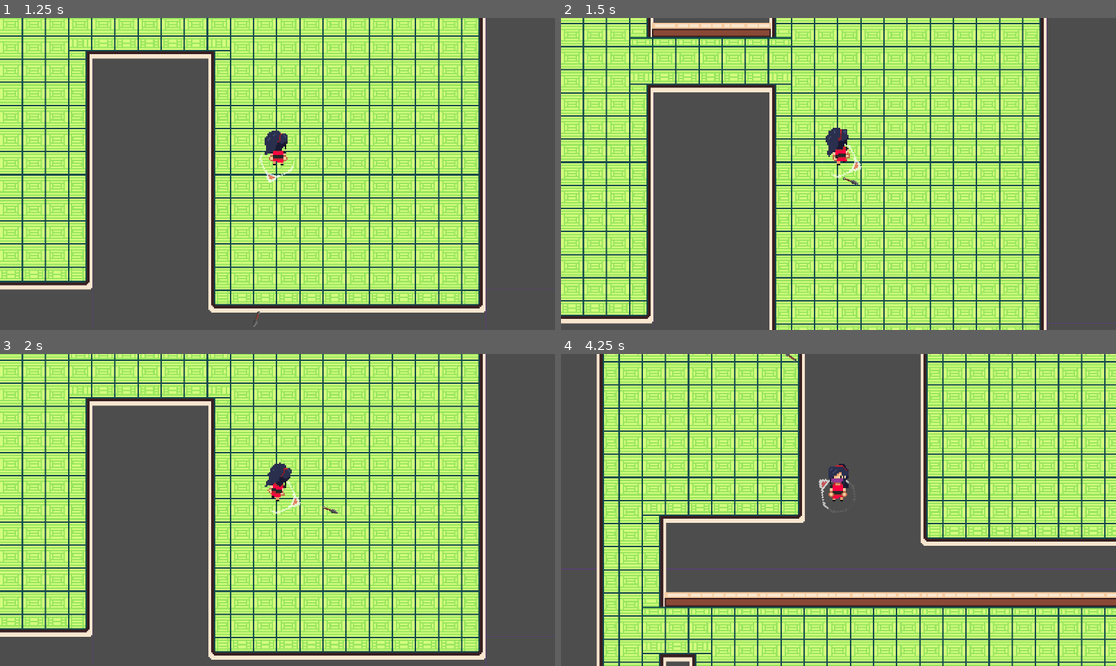
Above: before the commit, frames 1-4 (two rows, left to right).
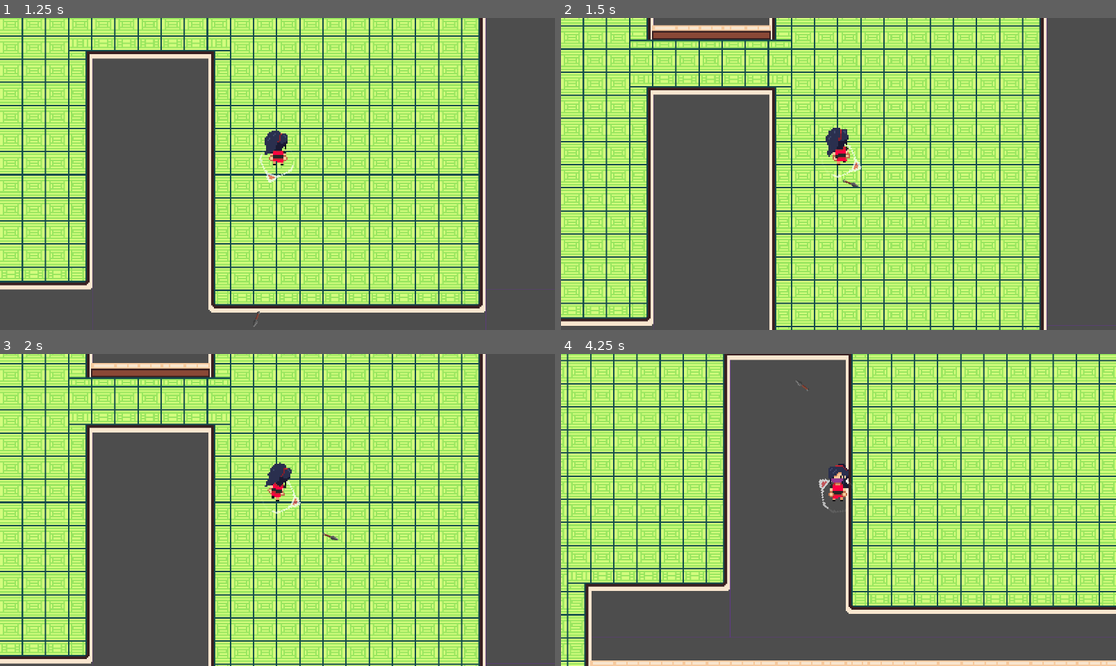
Above: after the commit, the same moments.

Repository: KumiSukka/Project-R
Game: Godot game, scene res://Scene/main.tscn
The game is run twice, just before and just after one commit, with the same random seed, the same clock (stepped at 60 frames per second) and the same inputs.
Inputs (mouse positions are in pixels of both pictures, inside the frame that each line leads up to):
- Up to frame 1 (1.25 s): tap Enter at 0.5 s; move the mouse to (249, 236) at 0.52 s; press the mouse at (249, 236) at 0.53 s; hold W (up) from 0.53 s (still down)
- Up to frame 2 (1.5 s): keep holding W (up); move the mouse to (1005, 220) at 1.27 s; release the mouse at (1005, 220) at 1.28 s; click (1005, 220) at 1.35 s
- Up to frame 3 (2 s): keep holding W (up)
- Up to frame 4 (4.25 s): move the mouse to (672, 463) at 2.02 s; release W (up) at 2.03 s; press the mouse at (672, 463) at 2.03 s; hold A (left) 2.03-3.53 s; tap Space (dash) at 2.1 s; move the mouse to (866, 510) at 2.77 s; release the mouse at (866, 510) at 2.78 s; click (866, 510) at 2.85 s; move the mouse to (755, 432) at 3.52 s; press the mouse at (755, 432) at 3.53 s; hold S (down) from 3.53 s (still down)

Frame 1 is identical in both runs. In frame 2, 29% of the frame differs, in the area x 0-100%, y 0-100%; in frame 3, 38%; in frame 4, 84%.

Commit message:
working enemy killing
now we have the bullet go and handle damage to enemy, rather than the enemy handling the impact some registration errors with detecting area in area

Diff:
--- a/Prefab/Character/Enemy/karakaza_kozo.gd
+++ b/Prefab/Character/Enemy/karakaza_kozo.gd
@@ -2,17 +2,14 @@
 class_name karakaza_kozo
 
 #Jaetaan joten nopeus korkeampi itseasiassa meinaa hitaampaa
-var speed = 25
+var speed = 45
 var health = 125
 var player_chase = false
 var player = null
-var player_attack_zone = false
 @onready var animationTree = $AnimationTree
 @onready var enemySprite = $Sprite2D
 
 func _physics_process(delta):
-	deal_with_damage()
-
 	if player_chase:
 		#add here logick to chanse to chase animation state
 		position += (player.position - position)/speed
@@ -40,18 +37,7 @@
 	pass
 
 func deal_with_damage():
-	if player_attack_zone:
 		health = health - 20
-		print("slime health = ", health)
+		print("enemy health = ", health)
 		if health <=0:
-			self.queue_free
-
-
-func _on_enemy_hitbox_area_entered(area):
-	if area.has_method("player"):
-		player_attack_zone = true
-
-
-func _on_enemy_hitbox_area_exited(area):
-	if area.has_method("player"):
-		player_attack_zone = false
+			queue_free()
--- a/Prefab/Character/Enemy/karakaza_kozo.tscn
+++ b/Prefab/Character/Enemy/karakaza_kozo.tscn
@@ -464,7 +464,7 @@
 radius = 99.0808
 
 [sub_resource type="CircleShape2D" id="CircleShape2D_tpibr"]
-radius = 17.0
+radius = 15.0333
 
 [node name="Karakaza_Kozo" type="CharacterBody2D"]
 collision_layer = 3
@@ -528,5 +528,3 @@
 
 [connection signal="body_entered" from="Detection_Area" to="." method="_on_detection_area_body_entered"]
 [connection signal="body_exited" from="Detection_Area" to="." method="_on_detection_area_body_exited"]
-[connection signal="area_entered" from="Enemy_hitbox" to="." method="_on_enemy_hitbox_area_entered"]
-[connection signal="area_exited" from="Enemy_hitbox" to="." method="_on_enemy_hitbox_area_exited"]
--- a/Prefab/Projectile/bullet.gd
+++ b/Prefab/Projectile/bullet.gd
@@ -24,5 +24,6 @@
 func _on_kill_timer_timeout(): #Käytä queue_free elä ikinä vain free
 	queue_free()
 
-func player():
-	pass
+func _on_body_entered(body):
+	if body.has_method("deal_with_damage"):
+		body.deal_with_damage()
--- a/Prefab/Projectile/kunai.tscn
+++ b/Prefab/Projectile/kunai.tscn
@@ -24,7 +24,8 @@
 texture = ExtResource("1_bbjo3")
 
 [node name="KillTimer" type="Timer" parent="."]
-wait_time = 0.8
+wait_time = 0.9
 one_shot = true
 
+[connection signal="body_entered" from="." to="." method="_on_body_entered"]
 [connection signal="timeout" from="KillTimer" to="." method="_on_kill_timer_timeout"]
